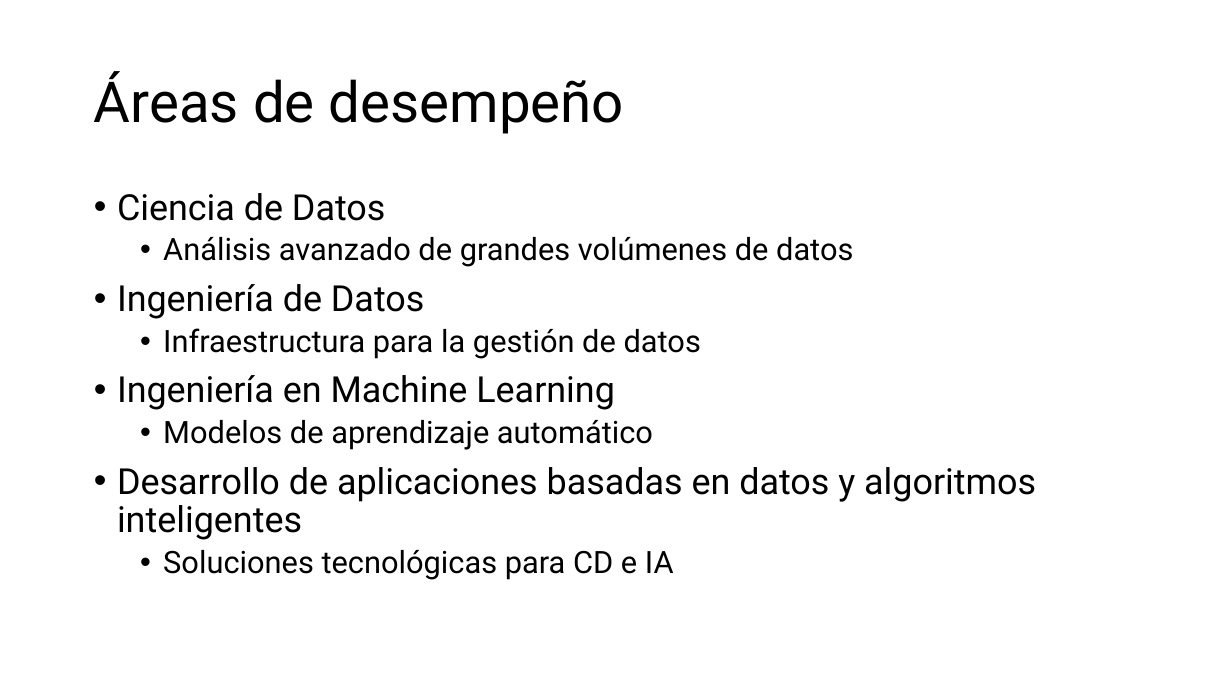
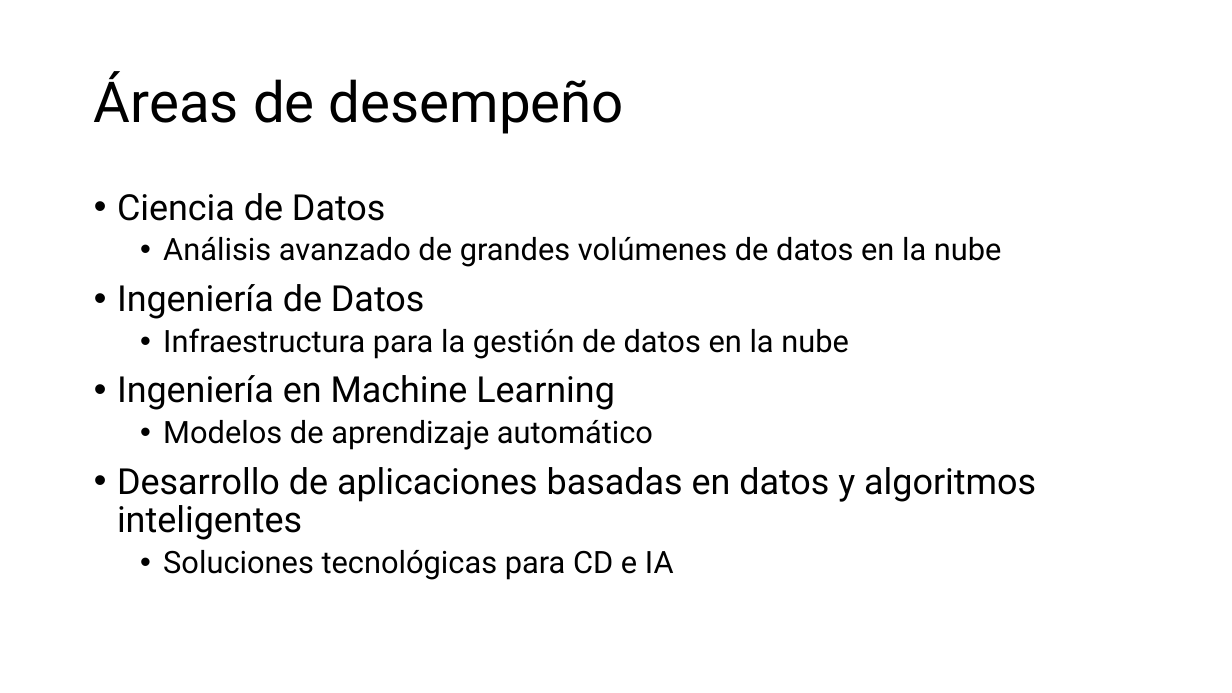
Before and after one commit to aavendan/cdia, a slide deck: slide 12 of 03 Presentación - CDIA.pptx (slide 10 before the commit). Drawn at 1232x693 pixels with LibreOffice and Linux fonts; fonts in the diff are those of the drawing. Boxes give left, top, right and bottom in pixels: in the first picture for what was removed or moved away, otherwise in the second. Text is boxed around its words. In the diff, an @@ line names an element or a change of style, - is before the commit and + after.

```diff
--- a/03 Presentación - CDIA.pptx
+++ b/03 Presentación - CDIA.pptx
@@ text at (x1=163, y1=237, x2=1002, y2=267): text changed @@
-  • Análisis avanzado de grandes volúmenes de datos
+  • Análisis avanzado de grandes volúmenes de datos en la nube
@@ text at (x1=163, y1=328, x2=849, y2=359): text changed @@
-  • Infraestructura para la gestión de datos
+  • Infraestructura para la gestión de datos en la nube
```
Also in this commit, not shown: 9 other slides changed, 2 slides added.
